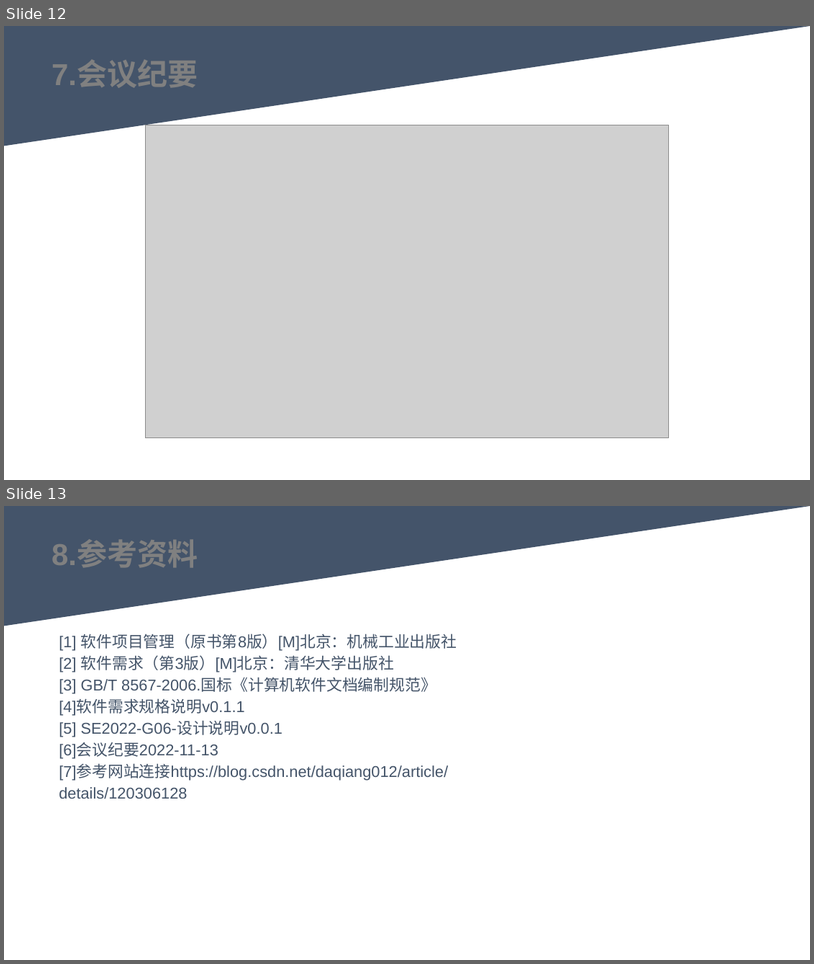
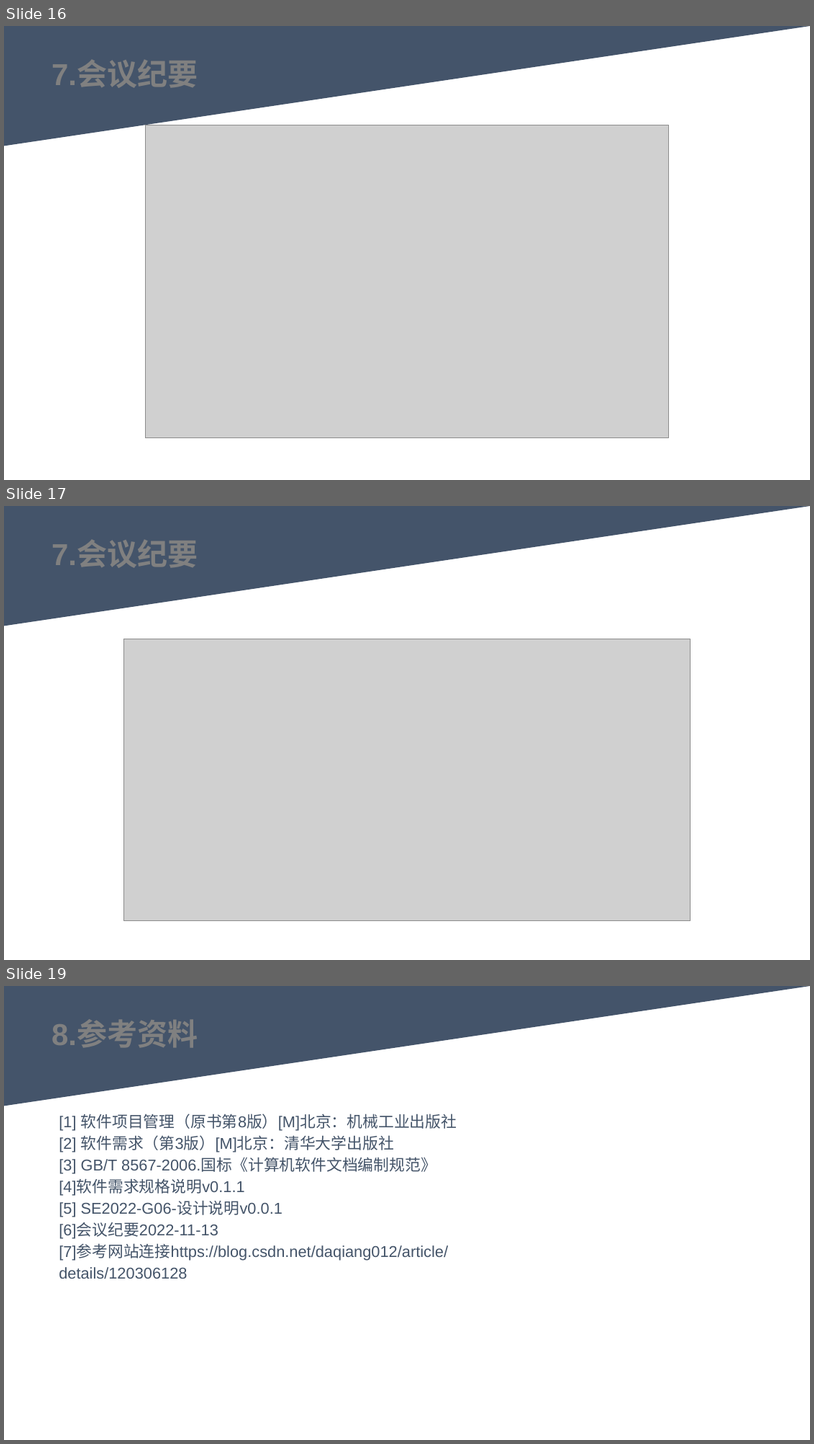
Before and after one commit to youhuyellowman/SE-2022-G06, a slide deck: 项目设计/总体设计PPTv0.0.2.pptx. Shown one above the other, each under a label of ours: slides 12 and 13 before the commit, slides 16, 17 and 19 after it; the slides between them are not shown. The pictures are 814x964 and 814x1444 pixels, drawn with LibreOffice and Linux fonts; fonts in the diff are those of the drawing; grey boxes stand for pictures. Boxes give left, top, right and bottom in pixels: in the first picture for what was removed or moved away, otherwise in the second. Text is boxed around its words. In the diff, an @@ line names an element or a change of style, - is before the commit and + after.

```diff
--- a/项目设计/总体设计PPTv0.0.2.pptx
+++ b/项目设计/总体设计PPTv0.0.2.pptx
@@ slide 17 added at (4, 506, 810, 960), background #FFFFFF @@
@@ triangle added at (5, 506, 810, 626), fill #44546A, outline #44546A 1 pt @@
@@ text added at (52, 541, 198, 568), 27 pt, text #808080, bold @@
+7.会议纪要
@@ picture added at (124, 639, 690, 921) @@
@@ what was slide 12 is now slide 16 @@
@@ what was slide 13 is now slide 19 @@
```
Also in this commit, not shown: 8 slides changed, 5 other slides added, 2 other files.
